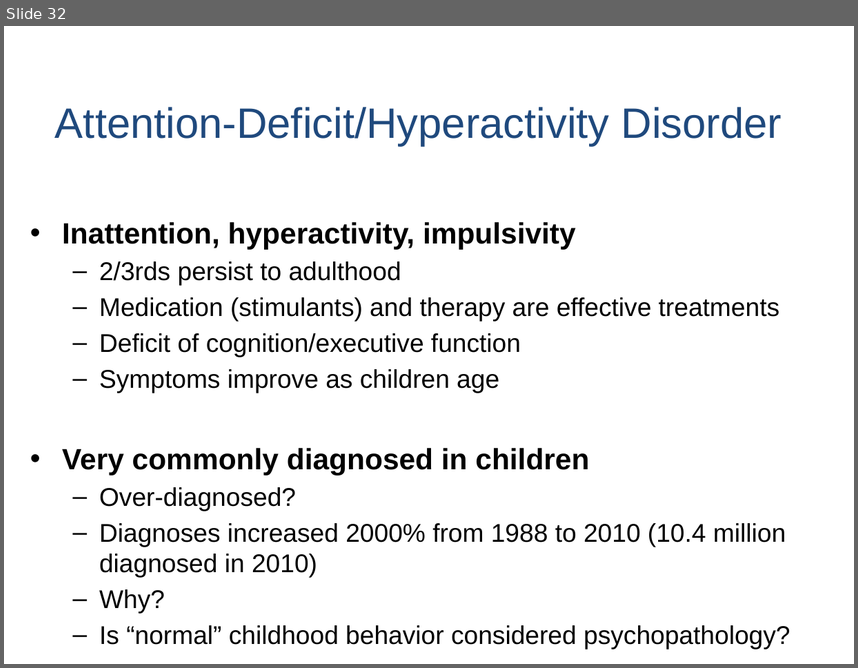
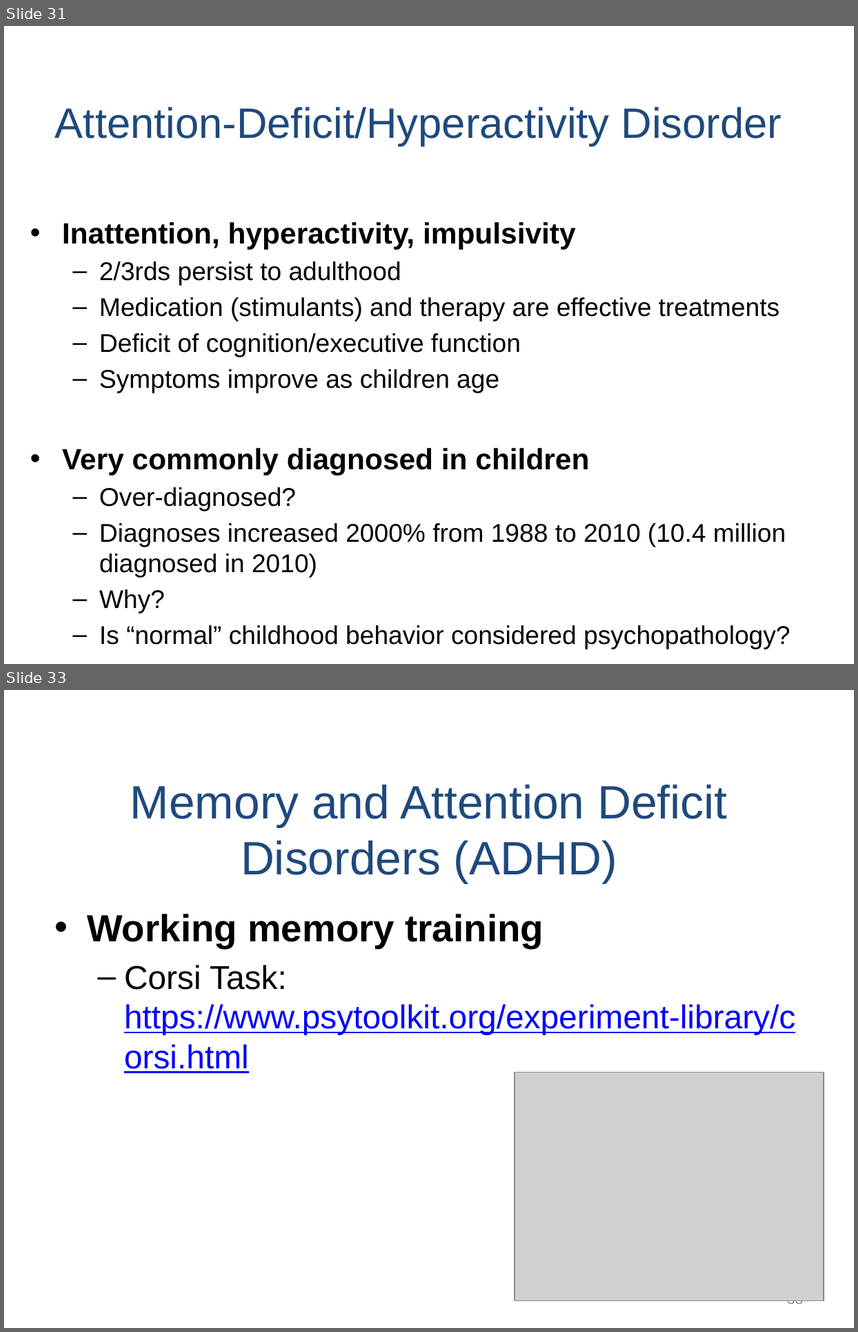
Before and after one commit to npm27/Teaching-Materials, a slide deck: Memory/Slides/Chapter 11.PPTX. Shown one above the other, each under a label of ours: slide 32 before the commit, slides 31 and 33 after it; the slides between them are not shown. The pictures are 858x668 and 858x1332 pixels, drawn with LibreOffice and Linux fonts; fonts in the diff are those of the drawing; grey boxes stand for pictures. Boxes give left, top, right and bottom in pixels: in the first picture for what was removed or moved away, otherwise in the second. Text is boxed around its words. In the diff, an @@ line names an element or a change of style, - is before the commit and + after.

```diff
--- a/Memory/Slides/Chapter 11.PPTX
+++ b/Memory/Slides/Chapter 11.PPTX
@@ slide 33 added at bbox=[4, 690, 854, 1328], background #FFFFFF @@
@@ title added at bbox=[130, 785, 727, 884], 39.6 pt, text #1F497D @@
+Memory and Attention Deficit Disorders (ADHD)
@@ text added at bbox=[87, 914, 795, 1073], 28 pt, text #0000FF, underline @@
+• Working memory training
+  – Corsi Task: https://www.psytoolkit.org/experiment-library/corsi.html
@@ picture added at bbox=[515, 1072, 824, 1301] @@
@@ page number added at bbox=[787, 1300, 803, 1307], 12 pt, text #8C8C8C @@
+33
@@ what was slide 32 is now slide 31 @@
```
Also in this commit, not shown: 3 slides changed, 1 other slide added, 2 slides removed.
